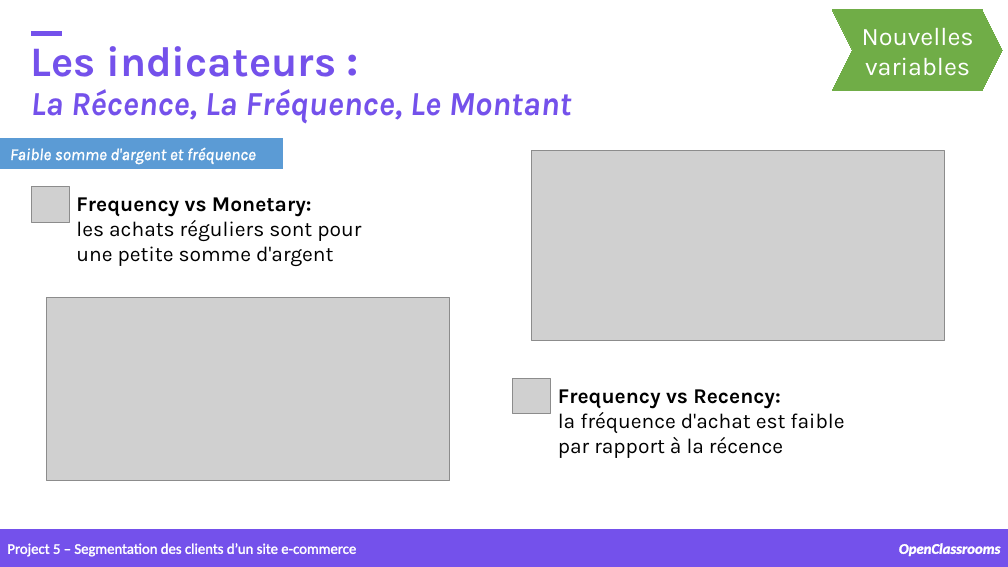
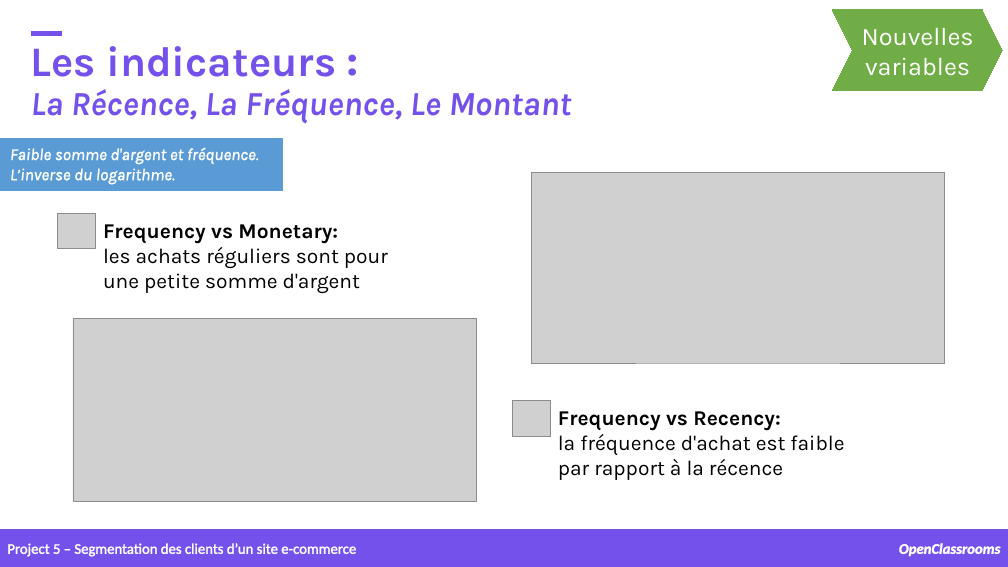
Before and after one commit to samirhinojosa/OC-P5-segment-customers-of-website, a slide deck: slide 17 of supports/P5_presentation_final.pptx. Drawn at 1008x567 pixels with LibreOffice and Linux fonts; fonts in the diff are those of the drawing; grey boxes stand for pictures; background and template pictures are left out. Boxes give left, top, right and bottom in pixels: in the first picture for what was removed or moved away, otherwise in the second. Text is boxed around its words. In the diff, an @@ line names an element or a change of style, - is before the commit and + after.

Commit message:
final presentation

```diff
--- a/supports/P5_presentation_final.pptx
+++ b/supports/P5_presentation_final.pptx
@@ rectangle: place and size @@
-rectangle at box(0, 138, 283, 168)
+rectangle at box(0, 138, 283, 190)
@@ text at box(10, 147, 259, 185): text changed @@
-Faible somme d'argent et fréquence
+Faible somme d'argent et fréquence. L’inverse du logarithme.
@@ picture: place and size @@
-picture at box(532, 150, 944, 341)
+picture at box(532, 173, 944, 364)
@@ picture: place and size @@
-picture at box(31, 187, 69, 222)
+picture at box(57, 213, 95, 249)
@@ text "Frequency vs Monetary: les achats ...": place and size @@
-text "Frequency vs Monetary: les achats ..." at box(76, 197, 361, 266)
+text "Frequency vs Monetary: les achats ..." at box(103, 224, 388, 293)
@@ picture: place and size @@
-picture at box(46, 298, 450, 481)
+picture at box(73, 318, 476, 501)
@@ picture: place and size @@
-picture at box(513, 379, 551, 414)
+picture at box(513, 401, 551, 436)
@@ text "Frequency vs Recency:": place and size @@
-text "Frequency vs Recency:" at box(558, 389, 844, 458)
+text "Frequency vs Recency:" at box(558, 411, 844, 480)
```
Also in this commit, not shown: 2 other files.
